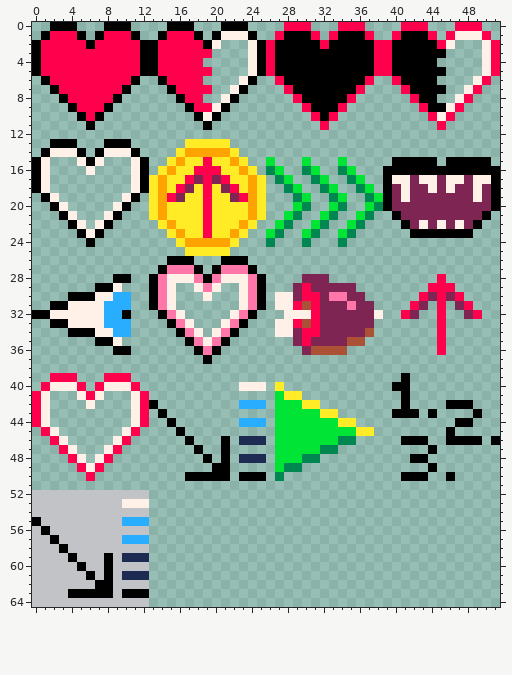
Sprite sheet, stored at src/client/img/ui.png. Above is the file before it was changed.
The file is 52x65 pixels.
After:
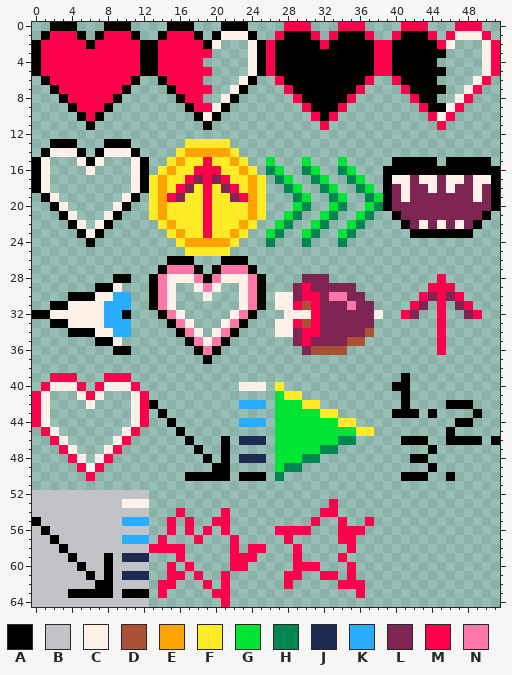
Palette (. is transparent): A #000000  B #c2c3c7  C #fff1e8  D #ab5236  E #ffa300  F #ffec27  G #00e436  H #008751  J #1d2b53  K #29adff  L #7e2553  M #ff004d  N #ff77a8
Difference:
y 53: x 33 . -> M
y 54: x 16 . -> M; x 21 . -> M; x 32..33 .. -> MM
y 55: x 15 . -> M; x 17 . -> M; x 20..21 .. -> MM; x 31 . -> M; x 34 . -> M; x 37 . -> M
y 56: x 15 . -> M; x 17 . -> M; x 19 . -> M; x 21 . -> M; x 27..30 .... -> MMMM; x 34..36 ... -> MMM
y 57: x 14 . -> M; x 18 . -> M; x 22 . -> M; x 28 . -> M; x 34..35 .. -> MM
y 58: x 13..16 .... -> MMMM; x 22 . -> M; x 24..25 .. -> MM; x 29 . -> M; x 35 . -> M
y 59: x 16 . -> M; x 22..24 ... -> MMM; x 29 . -> M; x 34 . -> M
y 60: x 15 . -> M; x 17 . -> M; x 22..23 .. -> MM; x 29..31 ... -> MMM; x 35 . -> M
y 61: x 15..16 .. -> MM; x 18 . -> M; x 21 . -> M; x 28..29 .. -> MM; x 32..33 .. -> MM; x 35 . -> M
y 62: x 14..15 .. -> MM; x 19 . -> M; x 21 . -> M; x 28 . -> M; x 34..36 ... -> MMM
y 63: x 14 . -> M; x 20..21 .. -> MM; x 36 . -> M
y 64: x 21 . -> M
Pixel boxes of the changes (left, top, right, bottom) in both pictures:
added: (149, 499, 374, 607)
